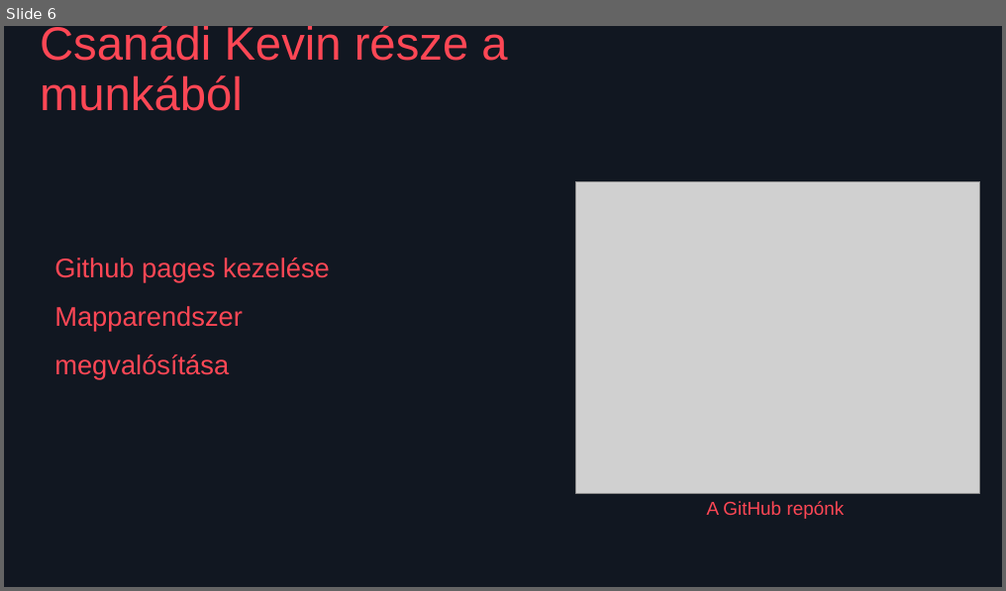
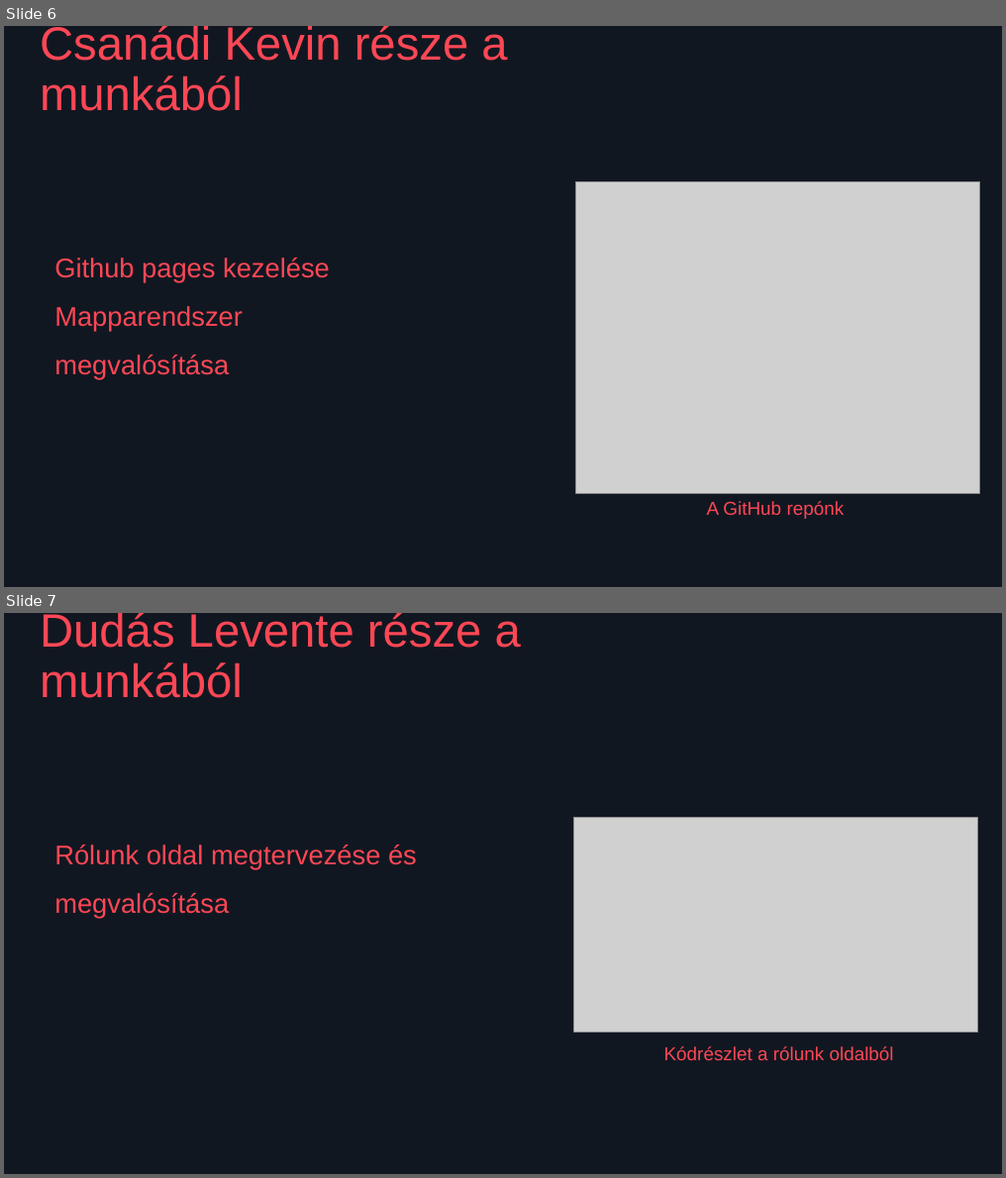
Before and after one commit to Kewkew00/Holy_project, a slide deck: VALORANT útmutató.pptx. Shown one above the other, each under a label of ours: slide 6 before the commit, slides 6 and 7 after it. The pictures are 1006x591 and 1006x1178 pixels, drawn with LibreOffice and Linux fonts; fonts in the diff are those of the drawing; grey boxes stand for pictures. Boxes give left, top, right and bottom in pixels: in the first picture for what was removed or moved away, otherwise in the second. Text is boxed around its words. In the diff, an @@ line names an element or a change of style, - is before the commit and + after.

Commit message:
PPT folytatása, a részem hozzáadása

```diff
--- a/VALORANT útmutató.pptx
+++ b/VALORANT útmutató.pptx
@@ slide 7 added at bbox=[4, 613, 1002, 1174], background #111721 @@
@@ text added at bbox=[40, 613, 521, 698], 45 pt, text #FE4755 @@
+Dudás Levente része a munkából
@@ picture added at bbox=[573, 818, 978, 1033] @@
@@ text added at bbox=[54, 845, 417, 918], 26 pt, text #FE4755 @@
+Rólunk oldal megtervezése és
+megvalósítása
@@ text added at bbox=[664, 1047, 894, 1060], 18 pt, text #FE4755 @@
+Kódrészlet a rólunk oldalból
```
Also in this commit, not shown: 1 other slide added.
